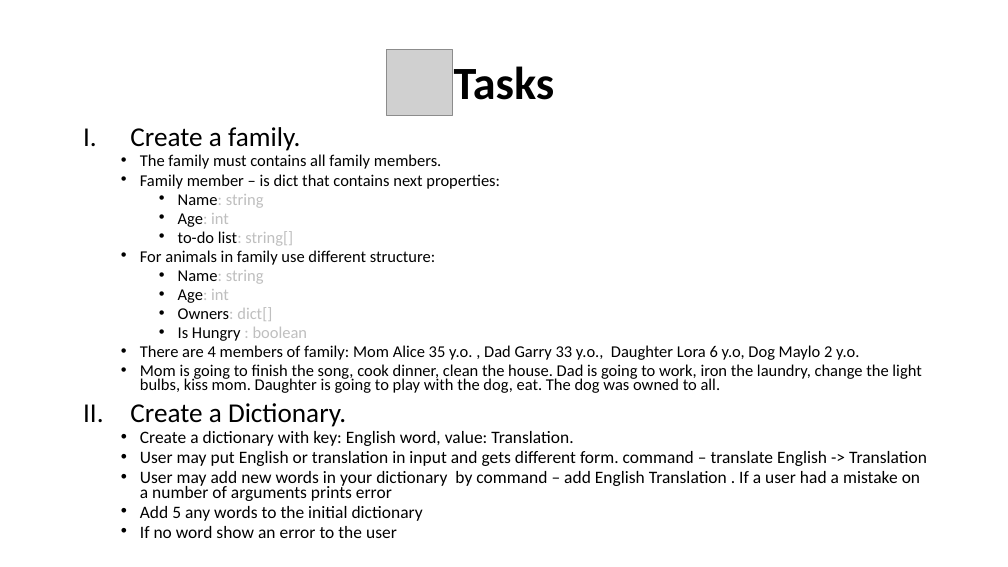
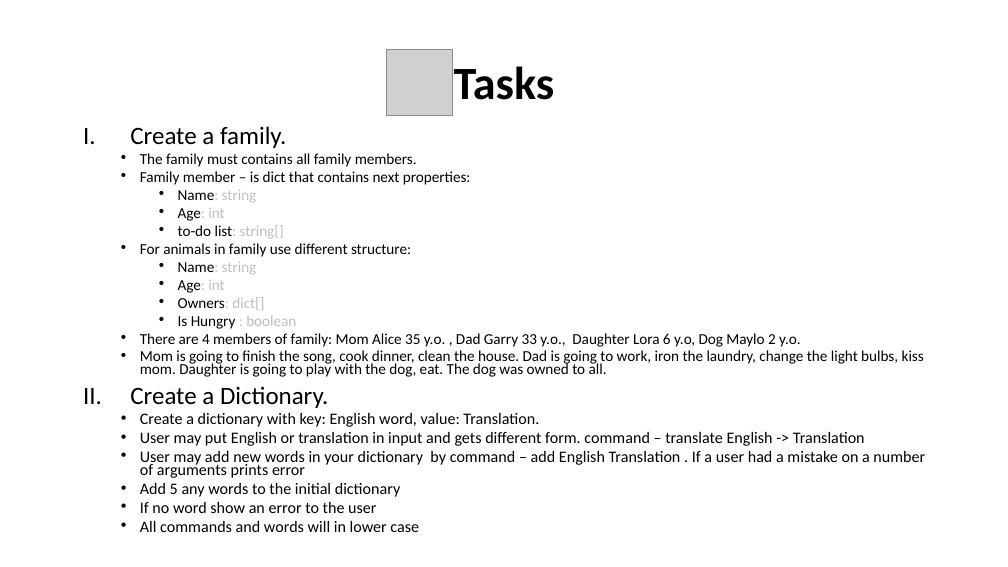
Before and after one commit to WonderLuc/brother-bootcamp, a slide deck: slide 43 of python 101/python_101.pptx. Drawn at 1008x567 pixels with LibreOffice and Linux fonts; fonts in the diff are those of the drawing; grey boxes stand for pictures; background and template pictures are left out. Boxes give left, top, right and bottom in pixels: in the first picture for what was removed or moved away, otherwise in the second. Text is boxed around its words. In the diff, an @@ line names an element or a change of style, - is before the commit and + after.

```diff
--- a/python 101/python_101.pptx
+++ b/python 101/python_101.pptx
@@ text at bbox=[130, 126, 925, 513]: size 25.9 to 23.8 pt in "Create a family.", "Create a Dictionary."; size 15.7 to 14.4 pt in "The family must contains all family members.", "Family member – is dict that contains ...", "Name: string", "Age: int" and 8 more places; size 16.6 to 15.3 pt in "Create a dictionary with key: English word, ...", "User may put English or translation in ...", "User may add new words in your ...", "Add 5 any words to the initial ..." and 1 more places @@
@@ text at bbox=[140, 521, 419, 532]: paragraph added @@
+  • All commands and words will in lower case
```
Also in this commit, not shown: 7 other slides changed, 4 slides added, 5 other files.
